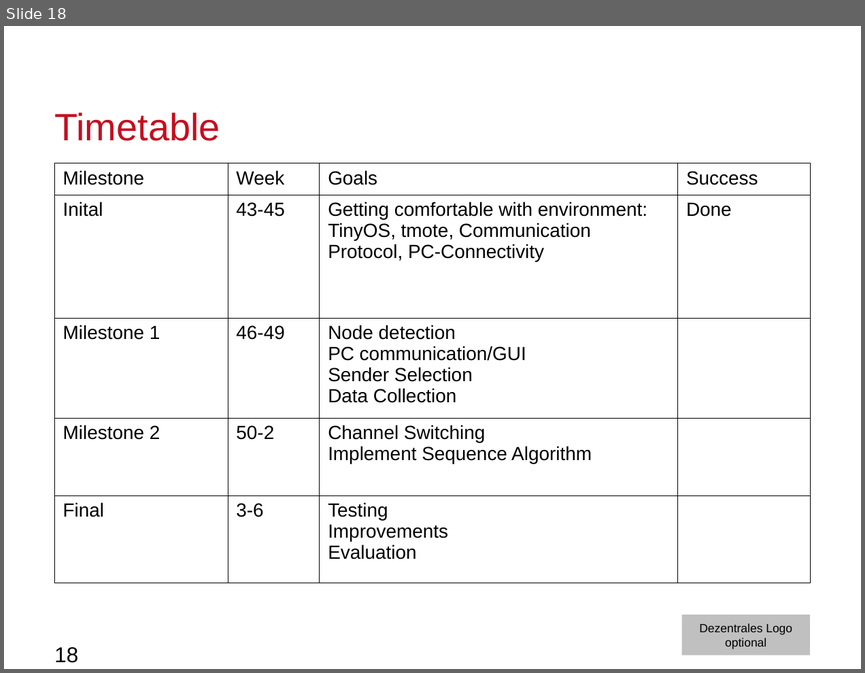
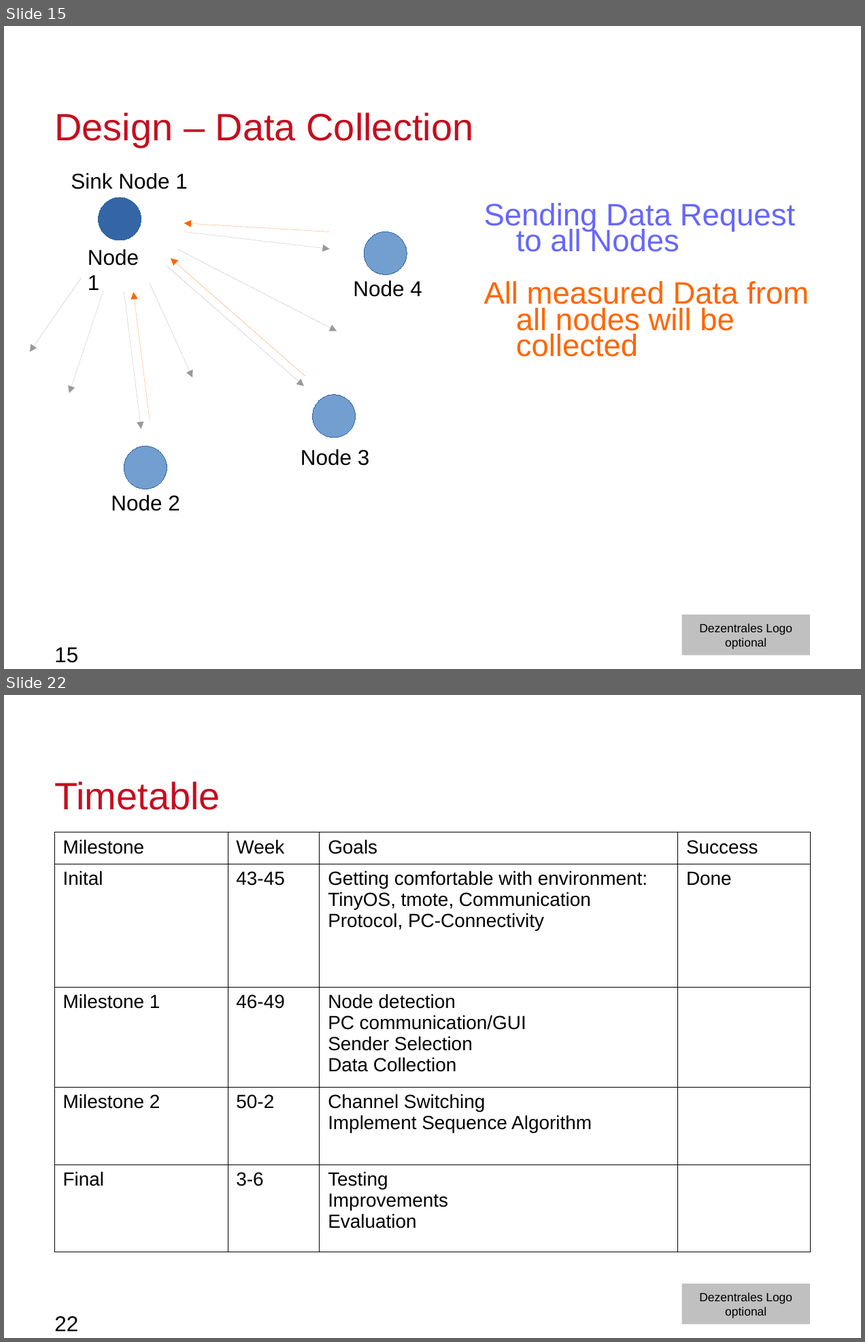
Before and after one commit to moritzschaefer/SensorSequence, a slide deck: docs/MeilensteinNrOne.odp. Shown one above the other, each under a label of ours: slide 18 before the commit, slides 15 and 22 after it; the slides between them are not shown. The pictures are 865x673 and 865x1342 pixels, drawn with LibreOffice and Linux fonts; fonts in the diff are those of the drawing; background and template pictures are left out. Boxes give left, top, right and bottom in pixels: in the first picture for what was removed or moved away, otherwise in the second. Text is boxed around its words. In the diff, an @@ line names an element or a change of style, - is before the commit and + after.

```diff
--- a/docs/MeilensteinNrOne.odp
+++ b/docs/MeilensteinNrOne.odp
@@ slide 15 added at bbox=[4, 26, 861, 669], background #FFFFFF; not listed: 1 template element that a slide beside it also shows @@
@@ title added at bbox=[54, 112, 474, 148], 32 pt, text #C50E1F @@
+Design – Data Collection
@@ text added at bbox=[71, 173, 188, 189], 18 pt, text #000000 @@
+Sink Node 1
@@ ellipse added at bbox=[99, 197, 141, 240], fill #3465A4, outline #3465A4 0 pt @@
@@ text added at bbox=[484, 203, 808, 356], 26 pt, text #FF6600 @@
+Sending Data Request to all Nodes
+All measured Data from all nodes will be collected
@@ arrow added from (330, 231) to (184, 223), #FF6600 0 pt @@
@@ text added at bbox=[88, 249, 139, 290], 18 pt, text #000000 @@
+Node 1
@@ arrow added from (177, 249) to (337, 331), #999999 0 pt @@
@@ arrow added from (184, 231) to (330, 249), #999999 0 pt @@
@@ ellipse added at bbox=[364, 231, 407, 274], fill #729FCF, outline #3465A4 0 pt @@
@@ arrow added from (167, 266) to (304, 386), #999999 0 pt @@
@@ arrow added from (305, 376) to (170, 258), #FF6600 0 pt @@
@@ arrow added from (81, 278) to (30, 352), #999999 0 pt @@
@@ arrow added from (103, 290) to (69, 393), #999999 0 pt @@
@@ arrow added from (150, 283) to (192, 378), #999999 0 pt @@
@@ text added at bbox=[353, 280, 422, 297], 18 pt, text #000000 @@
+Node 4
@@ arrow added from (124, 292) to (141, 429), #999999 0 pt @@
@@ arrow added from (150, 420) to (133, 292), #FF6600 0 pt @@
@@ ellipse added at bbox=[313, 395, 356, 437], fill #729FCF, outline #3465A4 0 pt @@
@@ ellipse added at bbox=[124, 446, 167, 488], fill #729FCF, outline #3465A4 0 pt @@
@@ text added at bbox=[300, 449, 370, 465], 18 pt, text #000000 @@
+Node 3
@@ text added at bbox=[111, 495, 180, 511], 18 pt, text #000000 @@
+Node 2
@@ page number added at bbox=[54, 647, 78, 662], 18 pt, text #000000 @@
+15
@@ what was slide 18 is now slide 22 @@
@@ page number at bbox=[54, 1316, 78, 1331]: text changed @@
-18
+22
```
Also in this commit, not shown: 11 slides changed, 11 other slides added, 6 slides removed, 1 other file.
